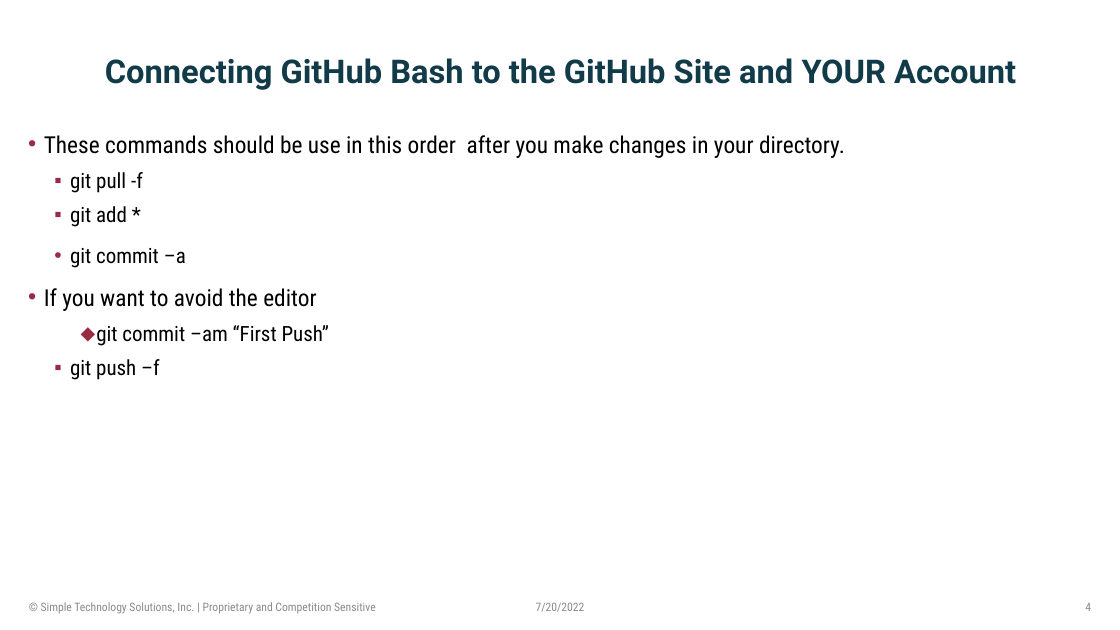
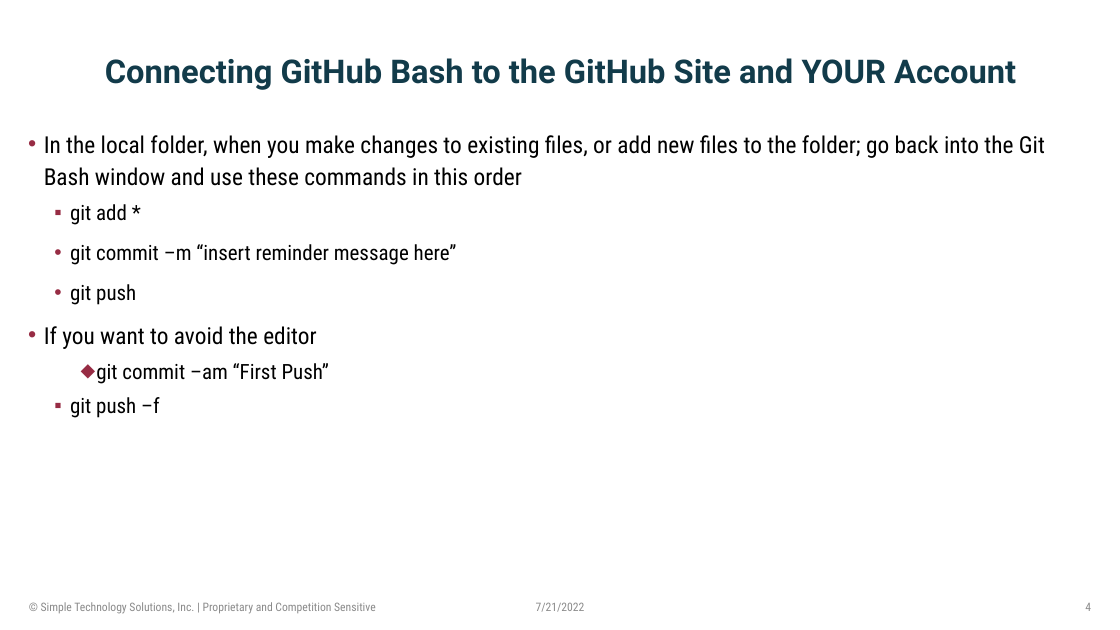
Before and after one commit to ArthurSGautesen/Week3-Terraform, a slide deck: slide 4 of Week3-GitHub_And_Terraform.pptx. Drawn at 1120x630 pixels with LibreOffice and Linux fonts; fonts in the diff are those of the drawing; background and template pictures are left out. Boxes give left, top, right and bottom in pixels: in the first picture for what was removed or moved away, otherwise in the second. Text is boxed around its words. In the diff, an @@ line names an element or a change of style, - is before the commit and + after.

```diff
--- a/Week3-GitHub_And_Terraform.pptx
+++ b/Week3-GitHub_And_Terraform.pptx
@@ text at (x1=44, y1=135, x2=1045, y2=186): text changed @@
-• These commands should be use in this order after you make changes in your directory.
-  ▪ git pull -f
+• In the local folder, when you make changes to existing files, or add new files to the folder; go back into the Git Bash window and use these commands in this order
@@ text at (x1=70, y1=244, x2=457, y2=305): text changed @@
-    • git commit –a
+    • git commit –m “insert reminder message here”
+    • git push
@@ text at (x1=536, y1=602, x2=585, y2=612): text changed @@
-7/20/2022
+7/21/2022
```
Also in this commit, not shown: 5 other slides changed, 1 other file.
